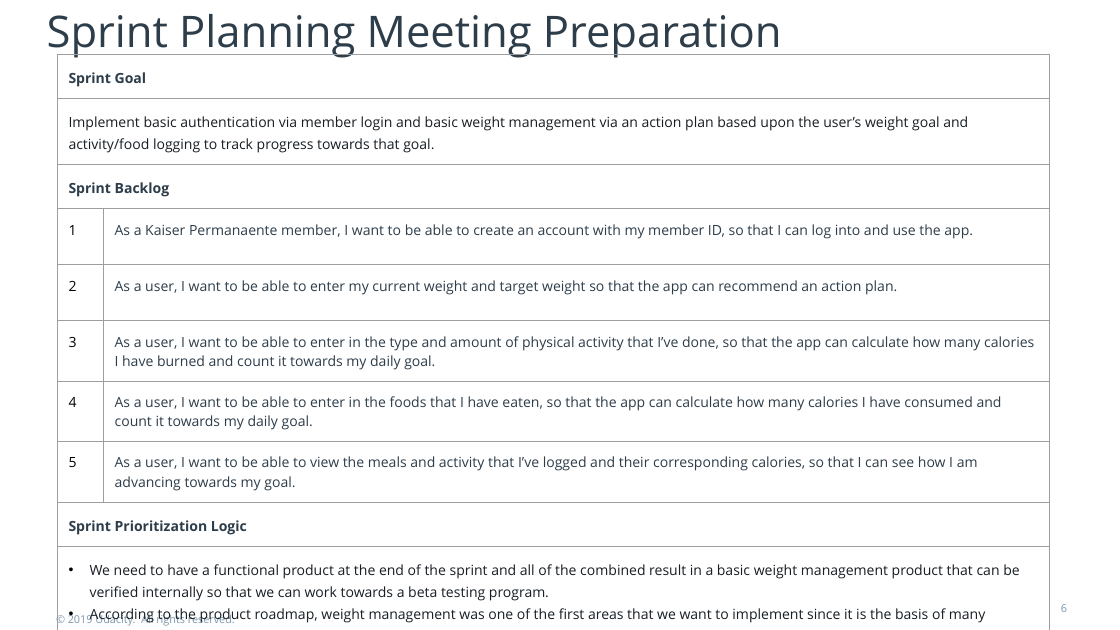
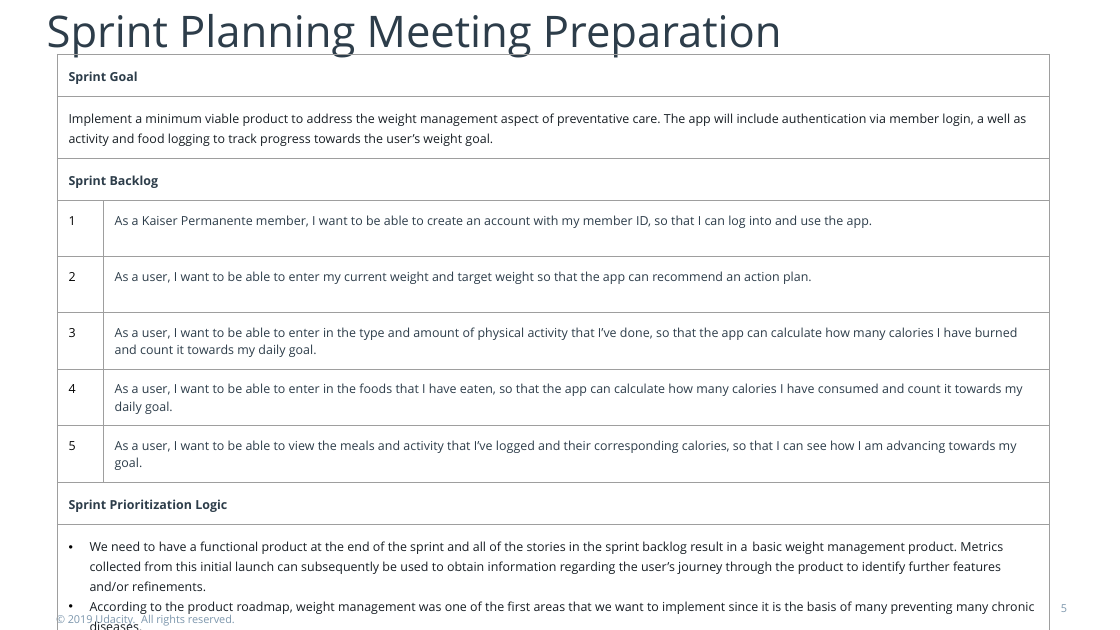
Before and after one commit to maleina/Health-App-Product-Management, a slide deck: slide 5 of 3 - Product Development/Project Presentation Course 3.pptx (slide 6 before the commit). Drawn at 1120x630 pixels with LibreOffice and Linux fonts; fonts in the diff are those of the drawing. Boxes give left, top, right and bottom in pixels: in the first picture for what was removed or moved away, otherwise in the second. Text is boxed around its words. In the diff, an @@ line names an element or a change of style, - is before the commit and + after.

Commit message:
docs: First draft of full product development deck

```diff
--- a/3 - Product Development/Project Presentation Course 3.pptx
+++ b/3 - Product Development/Project Presentation Course 3.pptx
@@ table at [57, 55, 1049, 622] @@
-row 2, column 1: Implement basic authentication via member login and basic weight management via an action plan based upon the user’s weight goal and activity/food logging to track progress towards that goal.
+row 2, column 1: Implement a minimum viable product to address the weight management aspect of preventative care. The app will include authentication via member login, a well as activity and food logging to track progress towards the user’s weight goal.
-row 4, column 2: As a Kaiser Permanaente member, I want to be able to create an account with my member ID, so that I can log into and use the app.
+row 4, column 2: As a Kaiser Permanente member, I want to be able to create an account with my member ID, so that I can log into and use the app.
-row 10, column 1: We need to have a functional product at the end of the sprint and all of the combined result in a basic weight management product that can be verified internally so that we can work towards a beta testing program. / According to the product roadmap, weight management was one of the first areas that we want to implement since it is the basis of many preventing many chronic diseases.
+row 10, column 1: We need to have a functional product at the end of the sprint and all of the stories in the sprint backlog result in a basic weight management product. Metrics collected from this initial launch can subsequently be used to obtain information regarding the user’s journey through the product to identify further features and/or refinements. / According to the product roadmap, weight management was one of the first areas that we want to implement since it is the basis of many preventing many chronic diseases.
@@ size 9 to 8 pt in "Sprint Goal", "Sprint Backlog", "1", "2" and 8 more places @@
@@ page number at [1061, 604, 1067, 612]: text changed @@
-6
+5
```
Also in this commit, not shown: 10 other slides changed, 10 slides removed, 2 other files.
